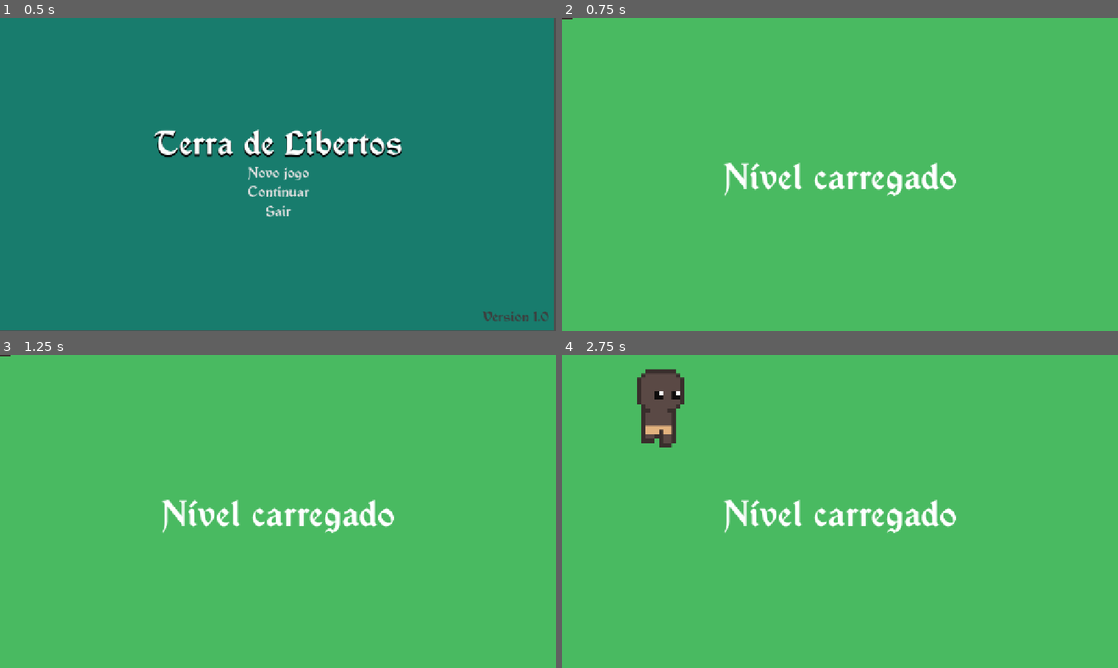
Above: before the commit, frames 1-4 (two rows, left to right).
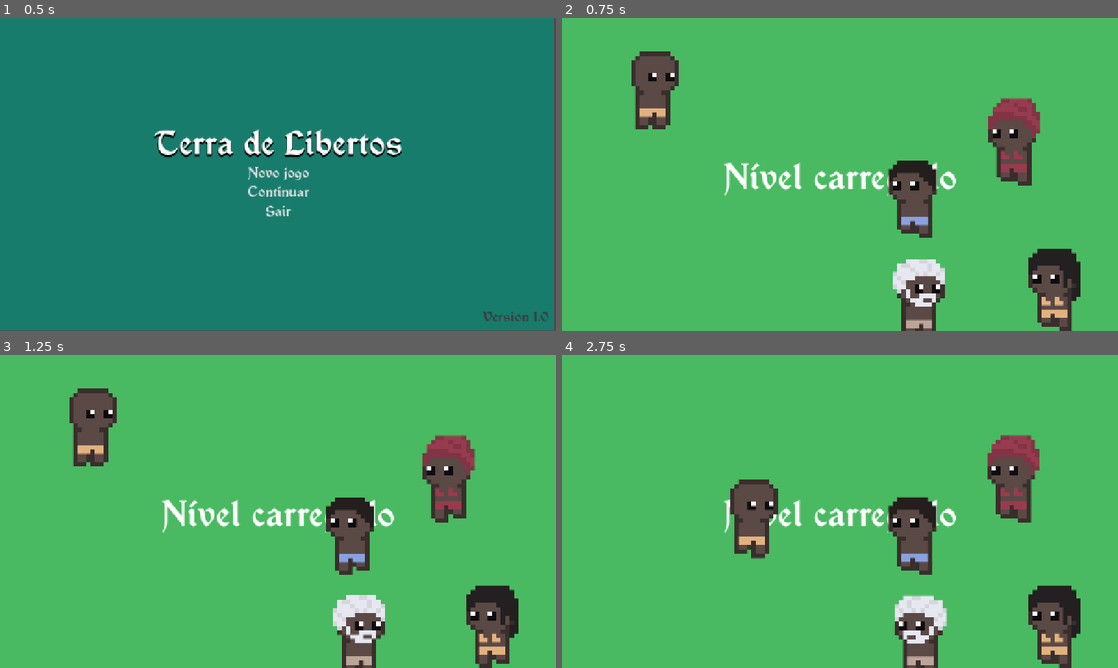
Above: after the commit, the same moments.

Repository: FateCoders/devops-atividade-jogo
Game: Godot game, scene res://Scenes/Main/main.tscn
Same seed, same stepped clock (60 frames per second), same inputs: the game is played once before the commit and once after it.
Inputs (mouse positions are in pixels of both pictures, inside the frame that each line leads up to):
- Up to frame 1 (0.5 s): no input
- Up to frame 2 (0.75 s): click "Continuar" at 0.5 s
- Up to frame 3 (1.25 s): no input
- Up to frame 4 (2.75 s): move the mouse to (962, 495) at 1.27 s; hold Right (ui_right) 1.28-2.03 s; click (962, 495) at 1.42 s; move the mouse to (728, 527) at 2.02 s; hold Down (ui_down) from 2.03 s (still down); click (728, 527) at 2.17 s

Frame 1 is identical in both runs. In frame 2, 9.2% of the frame differs, in the area x 0-94%, y 0-100%; in frame 3, 9.2%; in frame 4, 11%, in the area x 13-94%, y 4-100%.

Commit message:
Add dancing character scenes and world camera script
Introduced four new 2D dancing character scenes and a shared character script with animation and shake logic. Updated level scenes to include these new characters. Added a new Camera2D script for smooth panning and zooming with world boundaries, and integrated it into the main level scene.

Diff:
--- /dev/null
+++ b/Scenes/Characters/personagem_2d-dance.tscn
@@ -0,0 +1,53 @@
+[gd_scene load_steps=8 format=3 uid="uid://du6i1qpqc8ahw"]
+
+[ext_resource type="Script" uid="uid://dpp6wpe7t7tep" path="res://Scenes/Characters/personagem_2d_dance.gd" id="1_ik2f1"]
+[ext_resource type="Texture2D" uid="uid://b8kkisswbnhyy" path="res://Assets/Sprites/Exported/Citizens/static/citizen_02.png" id="2_ik2f1"]
+[ext_resource type="Texture2D" uid="uid://o1rimiy1j1lm" path="res://Assets/Sprites/Exported/Citizens/static/citizen_02-sprite-sheet.png" id="3_i30j2"]
+
+[sub_resource type="AtlasTexture" id="AtlasTexture_0dnn4"]
+atlas = ExtResource("3_i30j2")
+region = Rect2(0, 0, 169, 220)
+
+[sub_resource type="AtlasTexture" id="AtlasTexture_k0sms"]
+atlas = ExtResource("3_i30j2")
+region = Rect2(169, 0, 169, 220)
+
+[sub_resource type="SpriteFrames" id="SpriteFrames_lx0wd"]
+animations = [{
+"frames": [{
+"duration": 1.0,
+"texture": ExtResource("2_ik2f1")
+}],
+"loop": true,
+"name": &"idle",
+"speed": 5.0
+}, {
+"frames": [{
+"duration": 1.0,
+"texture": SubResource("AtlasTexture_0dnn4")
+}, {
+"duration": 1.0,
+"texture": SubResource("AtlasTexture_k0sms")
+}],
+"loop": true,
+"name": &"walk",
+"speed": 8.0
+}]
+
+[sub_resource type="RectangleShape2D" id="RectangleShape2D_lx0wd"]
+size = Vector2(111, 34.5)
+
+[node name="Personagem_2D" type="CharacterBody2D"]
+script = ExtResource("1_ik2f1")
+
+[node name="Texture" type="AnimatedSprite2D" parent="."]
+position = Vector2(-1, -98)
+sprite_frames = SubResource("SpriteFrames_lx0wd")
+animation = &"walk"
+
+[node name="CollisionShape2D" type="CollisionShape2D" parent="."]
+show_behind_parent = true
+position = Vector2(0, -15.75)
+shape = SubResource("RectangleShape2D_lx0wd")
+
+[node name="Timer" type="Timer" parent="."]
--- /dev/null
+++ b/Scenes/Characters/personagem_2d-dance2.tscn
@@ -0,0 +1,53 @@
+[gd_scene load_steps=8 format=3 uid="uid://b82asxdh2mah1"]
+
+[ext_resource type="Script" uid="uid://dpp6wpe7t7tep" path="res://Scenes/Characters/personagem_2d_dance.gd" id="1_g24p0"]
+[ext_resource type="Texture2D" uid="uid://coyrlfi73no8l" path="res://Assets/Sprites/Exported/Citizens/static/citizen_09.png" id="2_g24p0"]
+[ext_resource type="Texture2D" uid="uid://b3s2ijhoxv206" path="res://Assets/Sprites/Exported/Citizens/static/citizen_09-sprite-sheet.png" id="3_7adrl"]
+
+[sub_resource type="AtlasTexture" id="AtlasTexture_uacja"]
+atlas = ExtResource("3_7adrl")
+region = Rect2(0, 0, 165, 220)
+
+[sub_resource type="AtlasTexture" id="AtlasTexture_ss35d"]
+atlas = ExtResource("3_7adrl")
+region = Rect2(165, 0, 165, 220)
+
+[sub_resource type="SpriteFrames" id="SpriteFrames_lx0wd"]
+animations = [{
+"frames": [{
+"duration": 1.0,
+"texture": ExtResource("2_g24p0")
+}],
+"loop": true,
+"name": &"idle",
+"speed": 5.0
+}, {
+"frames": [{
+"duration": 1.0,
+"texture": SubResource("AtlasTexture_uacja")
+}, {
+"duration": 1.0,
+"texture": SubResource("AtlasTexture_ss35d")
+}],
+"loop": true,
+"name": &"walk",
+"speed": 8.0
+}]
+
+[sub_resource type="RectangleShape2D" id="RectangleShape2D_lx0wd"]
+size = Vector2(111, 34.5)
+
+[node name="Personagem_2D" type="CharacterBody2D"]
+script = ExtResource("1_g24p0")
+
+[node name="Texture" type="AnimatedSprite2D" parent="."]
+position = Vector2(-1, -98)
+sprite_frames = SubResource("SpriteFrames_lx0wd")
+animation = &"walk"
+
+[node name="CollisionShape2D" type="CollisionShape2D" parent="."]
+show_behind_parent = true
+position = Vector2(0, -15.75)
+shape = SubResource("RectangleShape2D_lx0wd")
+
+[node name="Timer" type="Timer" parent="."]
--- /dev/null
+++ b/Scenes/Characters/personagem_2d-dance3.tscn
@@ -0,0 +1,53 @@
+[gd_scene load_steps=8 format=3 uid="uid://ckmbpfwdytb6g"]
+
+[ext_resource type="Script" uid="uid://dpp6wpe7t7tep" path="res://Scenes/Characters/personagem_2d_dance.gd" id="1_8ud0c"]
+[ext_resource type="Texture2D" uid="uid://dw4ragxdnjfsu" path="res://Assets/Sprites/Exported/Citizens/static/citizen_08.png" id="2_dhgy6"]
+[ext_resource type="Texture2D" uid="uid://bryl76pqbrhd1" path="res://Assets/Sprites/Exported/Citizens/static/citizen_08-sprite-sheet.png" id="3_0ayav"]
+
+[sub_resource type="AtlasTexture" id="AtlasTexture_lgvcg"]
+atlas = ExtResource("3_0ayav")
+region = Rect2(0, 0, 163, 220)
+
+[sub_resource type="AtlasTexture" id="AtlasTexture_w3usj"]
+atlas = ExtResource("3_0ayav")
+region = Rect2(163, 0, 163, 220)
+
+[sub_resource type="SpriteFrames" id="SpriteFrames_lx0wd"]
+animations = [{
+"frames": [{
+"duration": 1.0,
+"texture": ExtResource("2_dhgy6")
+}],
+"loop": true,
+"name": &"idle",
+"speed": 5.0
+}, {
+"frames": [{
+"duration": 1.0,
+"texture": SubResource("AtlasTexture_lgvcg")
+}, {
+"duration": 1.0,
+"texture": SubResource("AtlasTexture_w3usj")
+}],
+"loop": true,
+"name": &"walk",
+"speed": 8.0
+}]
+
+[sub_resource type="RectangleShape2D" id="RectangleShape2D_lx0wd"]
+size = Vector2(111, 34.5)
+
+[node name="Personagem_2D" type="CharacterBody2D"]
+script = ExtResource("1_8ud0c")
+
+[node name="Texture" type="AnimatedSprite2D" parent="."]
+position = Vector2(-1, -98)
+sprite_frames = SubResource("SpriteFrames_lx0wd")
+animation = &"walk"
+
+[node name="CollisionShape2D" type="CollisionShape2D" parent="."]
+show_behind_parent = true
+position = Vector2(0, -15.75)
+shape = SubResource("RectangleShape2D_lx0wd")
+
+[node name="Timer" type="Timer" parent="."]
--- /dev/null
+++ b/Scenes/Characters/personagem_2d-dance4.tscn
@@ -0,0 +1,53 @@
+[gd_scene load_steps=8 format=3 uid="uid://38ut0jaqpp0i"]
+
+[ext_resource type="Script" uid="uid://dpp6wpe7t7tep" path="res://Scenes/Characters/personagem_2d_dance.gd" id="1_n5sr6"]
+[ext_resource type="Texture2D" uid="uid://cv54p6cswcteo" path="res://Assets/Sprites/Exported/Citizens/static/citizen_05.png" id="2_n5sr6"]
+[ext_resource type="Texture2D" uid="uid://bnd047yviedps" path="res://Assets/Sprites/Exported/Citizens/static/citizen_05-sprite-sheet.png" id="3_n2ds5"]
+
+[sub_resource type="AtlasTexture" id="AtlasTexture_hcghp"]
+atlas = ExtResource("3_n2ds5")
+region = Rect2(0, 0, 169, 220)
+
+[sub_resource type="AtlasTexture" id="AtlasTexture_kpfc3"]
+atlas = ExtResource("3_n2ds5")
+region = Rect2(169, 0, 169, 220)
+
+[sub_resource type="SpriteFrames" id="SpriteFrames_lx0wd"]
+animations = [{
+"frames": [{
+"duration": 1.0,
+"texture": ExtResource("2_n5sr6")
+}],
+"loop": true,
+"name": &"idle",
+"speed": 5.0
+}, {
+"frames": [{
+"duration": 1.0,
+"texture": SubResource("AtlasTexture_hcghp")
+}, {
+"duration": 1.0,
+"texture": SubResource("AtlasTexture_kpfc3")
+}],
+"loop": true,
+"name": &"walk",
+"speed": 8.0
+}]
+
+[sub_resource type="RectangleShape2D" id="RectangleShape2D_lx0wd"]
+size = Vector2(111, 34.5)
+
+[node name="Personagem_2D" type="CharacterBody2D"]
+script = ExtResource("1_n5sr6")
+
+[node name="Texture" type="AnimatedSprite2D" parent="."]
+position = Vector2(-1, -98)
+sprite_frames = SubResource("SpriteFrames_lx0wd")
+animation = &"walk"
+
+[node name="CollisionShape2D" type="CollisionShape2D" parent="."]
+show_behind_parent = true
+position = Vector2(0, -15.75)
+shape = SubResource("RectangleShape2D_lx0wd")
+
+[node name="Timer" type="Timer" parent="."]
--- /dev/null
+++ b/Scenes/Characters/personagem_2d_dance.gd
@@ -0,0 +1,45 @@
+extends CharacterBody2D
+
+@export_category("Animação e Tremor")
+@export var animation_speed: float = 0.7
+@export var shake_intensity: float = 1.5
+
+@export_category("Comportamento da Virada")
+@export var min_turn_time: float = 1.5
+@export var max_turn_time: float = 4.0
+
+@onready var animated_sprite: AnimatedSprite2D = $Texture
+@onready var timer: Timer = $Timer
+
+var noise = FastNoiseLite.new()
+var time_passed: float = 0.0
+
+
+func _ready() -> void:
+	timer.timeout.connect(_on_turn_timer_timeout)
+
+	_on_turn_timer_timeout()
+
+	animated_sprite.play("walk")
+	animated_sprite.speed_scale = animation_speed
+	noise.seed = randi()
+	noise.frequency = 2.0
+
+
+func _process(delta: float) -> void:
+	time_passed += delta
+	var offset_x = noise.get_noise_2d(time_passed * 5.0, 0) * shake_intensity
+	var offset_y = noise.get_noise_2d(0, time_passed * 5.0) * shake_intensity
+	animated_sprite.position = Vector2(offset_x, offset_y)
+
+
+func _on_turn_timer_timeout() -> void:
+	var random_direction = randi() % 2
+
+	if random_direction == 0:
+		animated_sprite.flip_h = true
+	else:
+		animated_sprite.flip_h = false
+
+	timer.wait_time = randf_range(min_turn_time, max_turn_time)
+	timer.start()
--- a/Scenes/Levels/level.tscn
+++ b/Scenes/Levels/level.tscn
@@ -1,8 +1,9 @@
-[gd_scene load_steps=5 format=3 uid="uid://cff3r2qnlh6g1"]
+[gd_scene load_steps=6 format=3 uid="uid://cff3r2qnlh6g1"]
 
 [ext_resource type="FontFile" uid="uid://dcabkpfkiyymj" path="res://Scenes/UI/Assets/Fonts/Vinque Rg.otf" id="1_f1n8c"]
 [ext_resource type="Script" uid="uid://qys5wnkxmb5u" path="res://Scripts/Levels/level.gd" id="1_yjxcc"]
 [ext_resource type="PackedScene" uid="uid://d27ue4fejbls5" path="res://Scenes/UI/pause_menu.tscn" id="3_yjxcc"]
+[ext_resource type="Script" uid="uid://bi2agvatio3kw" path="res://Scripts/Levels/world_camera.gd" id="4_lkqqh"]
 
 [sub_resource type="LabelSettings" id="LabelSettings_7x7pb"]
 font = ExtResource("1_f1n8c")
@@ -47,3 +48,6 @@
 
 [node name="pause_menu" parent="." instance=ExtResource("3_yjxcc")]
 visible = false
+
+[node name="Camera2D" type="Camera2D" parent="."]
+script = ExtResource("4_lkqqh")
--- a/Scenes/Levels/level_loaded.tscn
+++ b/Scenes/Levels/level_loaded.tscn
@@ -1,8 +1,12 @@
-[gd_scene load_steps=5 format=3 uid="uid://dtr1kc2onifb1"]
+[gd_scene load_steps=9 format=3 uid="uid://dtr1kc2onifb1"]
 
 [ext_resource type="FontFile" uid="uid://dcabkpfkiyymj" path="res://Scenes/UI/Assets/Fonts/Vinque Rg.otf" id="1_verxq"]
 [ext_resource type="PackedScene" uid="uid://d27ue4fejbls5" path="res://Scenes/UI/pause_menu.tscn" id="2_eopak"]
 [ext_resource type="PackedScene" uid="uid://ckogvhs1gjgg0" path="res://Scenes/Characters/personagem_2d.tscn" id="3_j14ny"]
+[ext_resource type="PackedScene" uid="uid://du6i1qpqc8ahw" path="res://Scenes/Characters/personagem_2d-dance.tscn" id="4_kxq87"]
+[ext_resource type="PackedScene" uid="uid://b82asxdh2mah1" path="res://Scenes/Characters/personagem_2d-dance2.tscn" id="5_yqydr"]
+[ext_resource type="PackedScene" uid="uid://ckmbpfwdytb6g" path="res://Scenes/Characters/personagem_2d-dance3.tscn" id="6_sgiy6"]
+[ext_resource type="PackedScene" uid="uid://38ut0jaqpp0i" path="res://Scenes/Characters/personagem_2d-dance4.tscn" id="7_cx2dm"]
 
 [sub_resource type="LabelSettings" id="LabelSettings_eopak"]
 font = ExtResource("1_verxq")
@@ -46,3 +50,16 @@
 [node name="pause_menu" parent="." instance=ExtResource("2_eopak")]
 
 [node name="Personagem_2D" parent="." instance=ExtResource("3_j14ny")]
+position = Vector2(214, 254)
+
+[node name="Personagem_2D2" parent="." instance=ExtResource("4_kxq87")]
+position = Vector2(1129, 620)
+
+[node name="Personagem_2D3" parent="." instance=ExtResource("5_yqydr")]
+position = Vector2(823, 643)
+
+[node name="Personagem_2D4" parent="." instance=ExtResource("6_sgiy6")]
+position = Vector2(1038, 285)
+
+[node name="Personagem_2D5" parent="." instance=ExtResource("7_cx2dm")]
+position = Vector2(807, 406)
--- /dev/null
+++ b/Scripts/Levels/world_camera.gd
@@ -0,0 +1,64 @@
+extends Camera2D
+
+@export_category("Movimento (Pan)")
+## A velocidade MÁXIMA que a câmera atinge quando o mouse está na borda da tela.
+@export var max_pan_speed: float = 600.0
+## Proporção da tela que será a "zona morta" central (0.3 = 30% do centro).
+@export var dead_zone_ratio: float = 0.3
+
+@export_category("Zoom")
+## A "força" do zoom. Valores menores dão um zoom mais suave.
+@export var zoom_speed: float = 0.1
+## O nível máximo de zoom para dentro (números menores = mais perto).
+@export var min_zoom: float = 0.5
+## O nível máximo de zoom para fora (números maiores = mais longe).
+@export var max_zoom: float = 3.0
+
+@export_category("Limites do Mundo")
+## O retângulo que define os limites do mundo. Precisa ser configurado no Editor.
+@export var world_limits: Rect2 = Rect2(0, 0, 2000, 1200)
+
+
+func _unhandled_input(event: InputEvent) -> void:
+	# Lógica de zoom (permanece a mesma)
+	if event is InputEventMouseButton:
+		if event.is_pressed() and event.button_index == MOUSE_BUTTON_WHEEL_UP:
+			zoom -= Vector2(zoom_speed, zoom_speed)
+		if event.is_pressed() and event.button_index == MOUSE_BUTTON_WHEEL_DOWN:
+			zoom += Vector2(zoom_speed, zoom_speed)
+		zoom = zoom.clamp(Vector2(min_zoom, min_zoom), Vector2(max_zoom, max_zoom))
+
+
+func _process(delta: float) -> void:
+	# --- NOVA LÓGICA DE MOVIMENTO PROPORCIONAL ---
+
+	var viewport_rect = get_viewport_rect()
+	var viewport_center = viewport_rect.size / 2.0
+	var mouse_pos = get_viewport().get_mouse_position()
+
+	# Calcula o vetor do centro da tela até o mouse
+	var mouse_from_center = mouse_pos - viewport_center
+
+	# Define o raio da "zona morta" com base na proporção definida
+	var dead_zone_radius = viewport_rect.size.x * dead_zone_ratio / 2.0
+
+	# Só move a câmera se o mouse estiver fora da zona morta
+	if mouse_from_center.length() > dead_zone_radius:
+		# Calcula a "influência" (de 0.0 a 1.0) do mouse sobre a velocidade
+		# Usa a função remap para mapear a distância do mouse para a força do movimento
+		var influence = remap(mouse_from_center.length(), dead_zone_radius, viewport_center.x, 0.0, 1.0)
+		influence = clamp(influence, 0.0, 1.0)
+
+		# A velocidade atual é a velocidade máxima multiplicada pela influência
+		var current_speed = max_pan_speed * influence
+
+		# A direção do movimento é a direção do centro para o mouse
+		var direction = mouse_from_center.normalized()
+
+		# Aplica o movimento
+		position += direction * current_speed * delta
+
+	# --- Lógica de Limites do Mundo (permanece a mesma) ---
+	var viewport_half_size = viewport_rect.size * zoom / 2.0
+	position.x = clamp(position.x, world_limits.position.x + viewport_half_size.x, world_limits.end.x - viewport_half_size.x)
+	position.y = clamp(position.y, world_limits.position.y + viewport_half_size.y, world_limits.end.y - viewport_half_size.y)
Not shown, added: Scenes/Characters/personagem_2d_dance.gd.uid
Not shown, added: Scripts/Levels/world_camera.gd.uid
